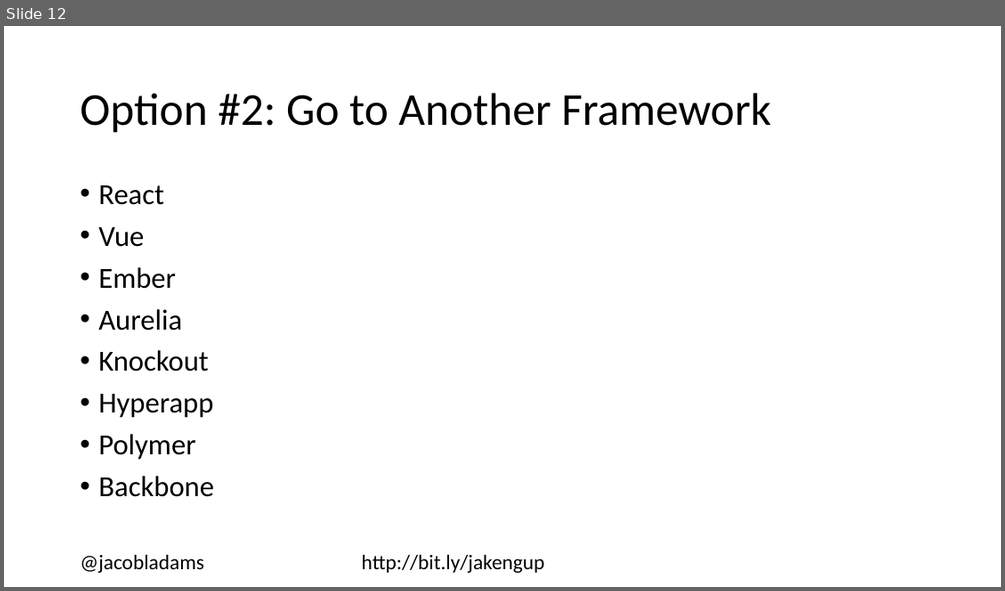
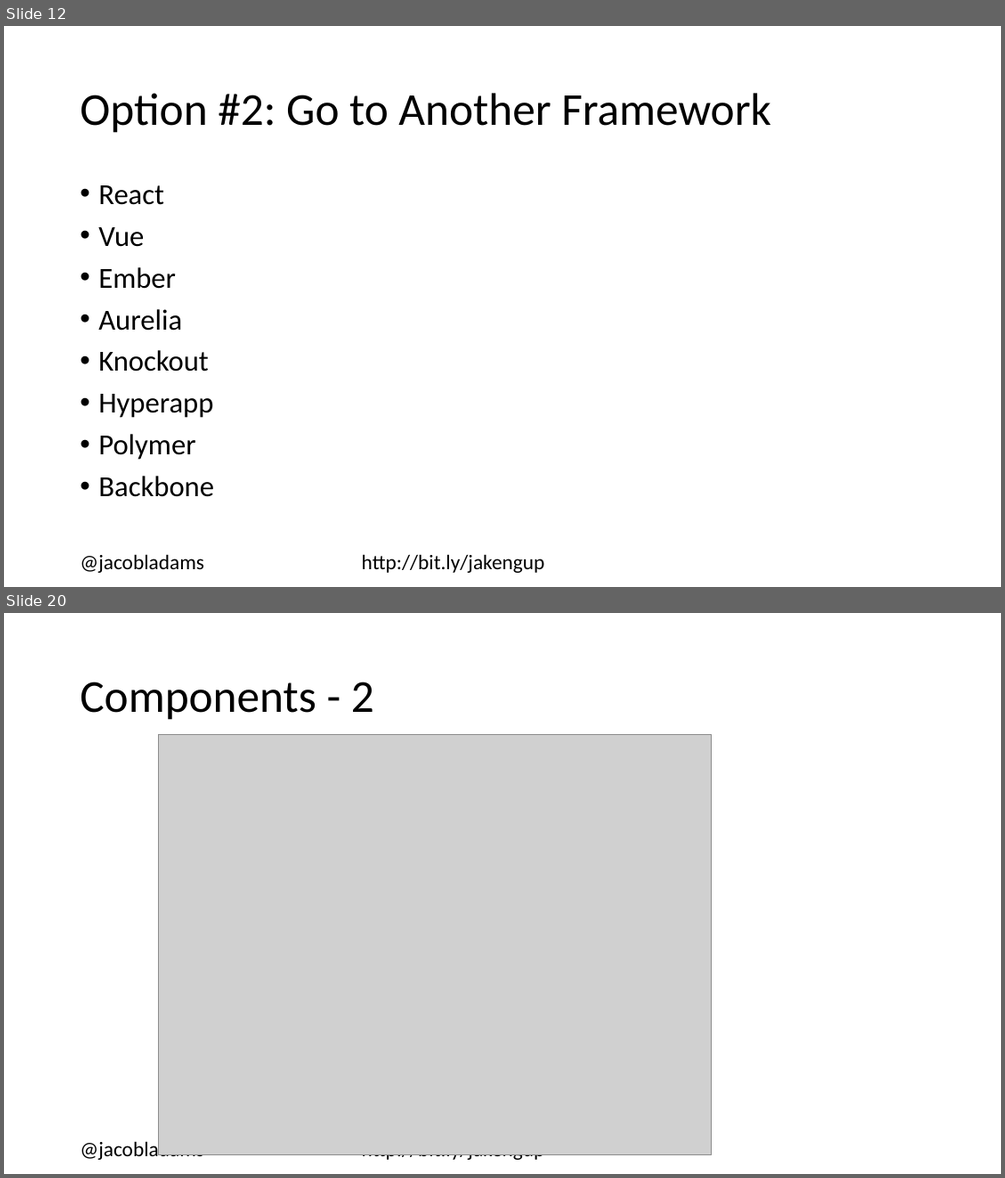
Before and after one commit to jacobladams/upgrading-from-angularjs-1-to-angular-2-plus-presentation, a slide deck: Upgrading from AngularJS 1 to Angular 2+.pptx. Shown one above the other, each under a label of ours: slide 12 before the commit, slides 12 and 20 after it; the slides between them are not shown. The pictures are 1005x591 and 1005x1178 pixels, drawn with LibreOffice and Linux fonts; fonts in the diff are those of the drawing; grey boxes stand for pictures. Boxes give left, top, right and bottom in pixels: in the first picture for what was removed or moved away, otherwise in the second. Text is boxed around its words. In the diff, an @@ line names an element or a change of style, - is before the commit and + after.

```diff
--- a/Upgrading from AngularJS 1 to Angular 2+.pptx
+++ b/Upgrading from AngularJS 1 to Angular 2+.pptx
@@ slide 20 added at [4,613,1001,1174], background #FFFFFF @@
@@ title added at [80,682,374,720], 44 pt, text #000000 @@
+Components - 2
@@ picture added at [158,735,712,1155] @@
@@ text added at [80,1138,545,1161], 20 pt, text #000000 @@
+@jacobladams http://bit.ly/jakengup
```
Also in this commit, not shown: 7 slides changed, 8 other slides added.
